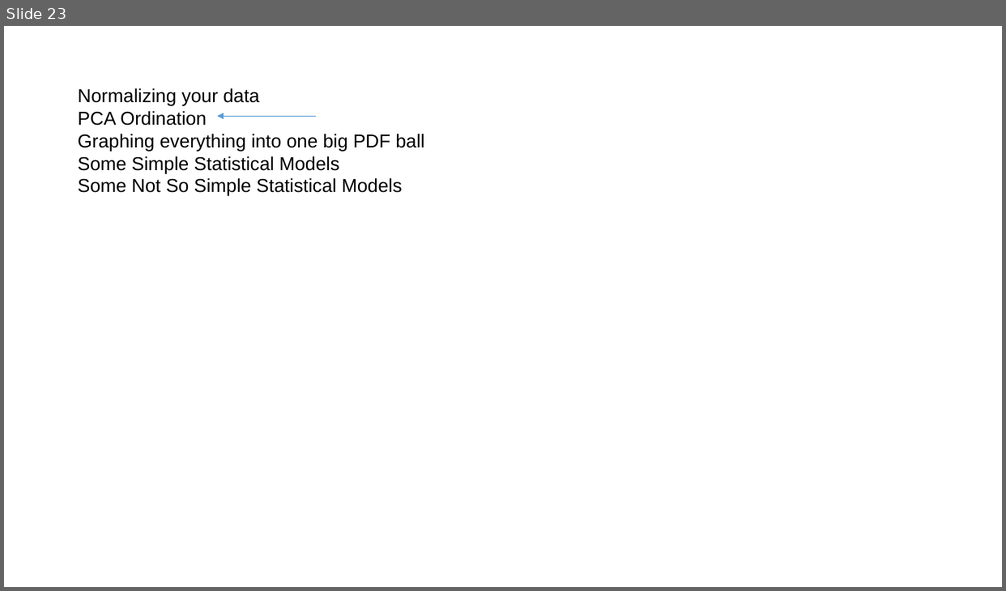
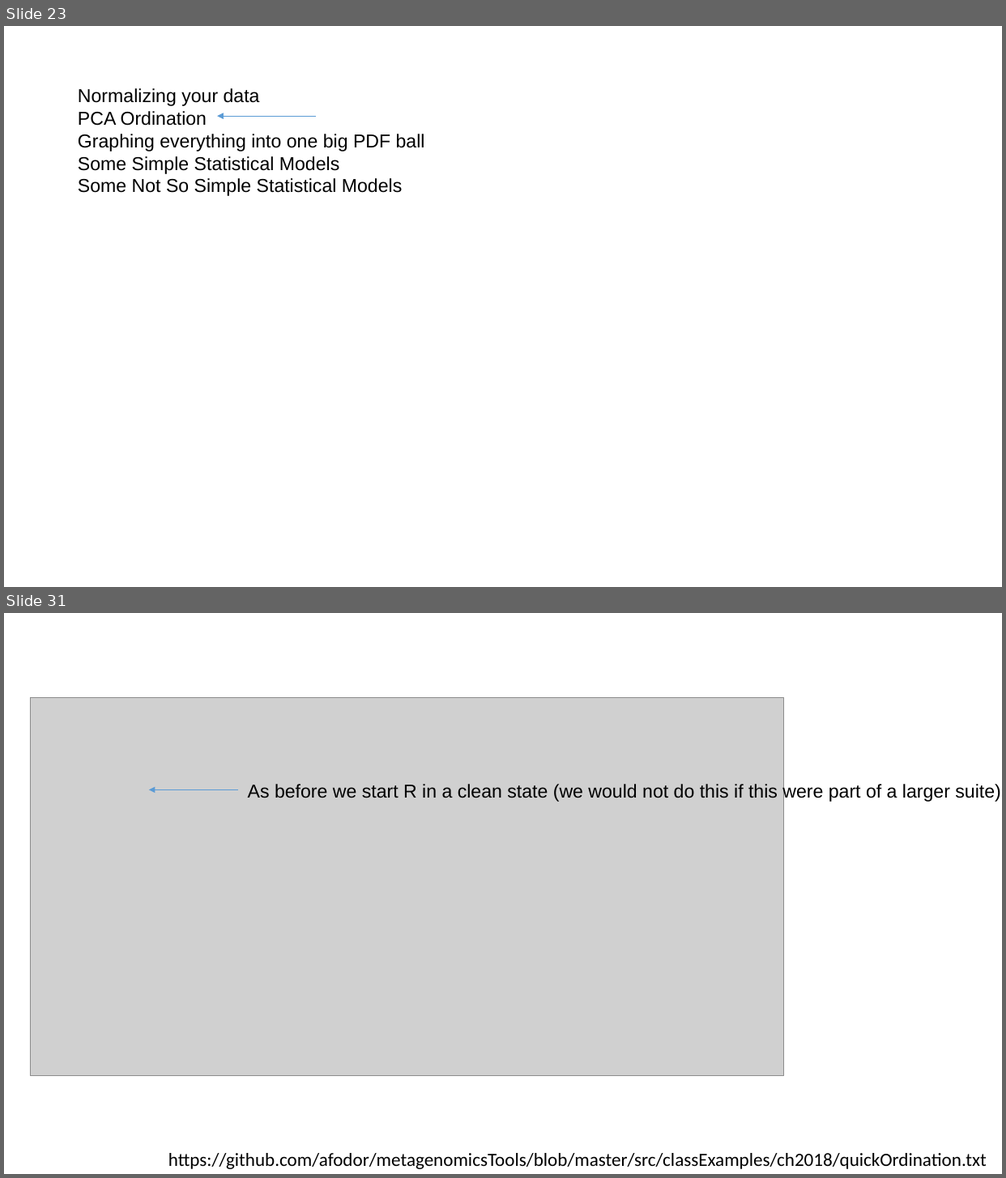
Before and after one commit to afodor/afodor.github.io, a slide deck: classes/ChapelHill2018/ch.pptx. Shown one above the other, each under a label of ours: slide 23 before the commit, slides 23 and 31 after it; the slides between them are not shown. The pictures are 1006x591 and 1006x1178 pixels, drawn with LibreOffice and Linux fonts; fonts in the diff are those of the drawing; grey boxes stand for pictures. Boxes give left, top, right and bottom in pixels: in the first picture for what was removed or moved away, otherwise in the second. Text is boxed around its words. In the diff, an @@ line names an element or a change of style, - is before the commit and + after.

```diff
--- a/classes/ChapelHill2018/ch.pptx
+++ b/classes/ChapelHill2018/ch.pptx
@@ slide 31 added at (4,613,1002,1174), background #FFFFFF @@
@@ picture added at (30,697,783,1076) @@
@@ text added at (248,782,1000,802), 18 pt, text #000000 @@
+As before we start R in a clean state (we would not do this if this were part of a larger suite)
@@ arrow added from (238, 790) to (149, 790), #5B9BD5 0.5 pt @@
@@ text added at (168,1153,987,1169), 18 pt, text #000000 @@
+https://github.com/afodor/metagenomicsTools/blob/master/src/classExamples/ch2018/quickOrdination.txt
```
Also in this commit, not shown: 21 other slides added.
